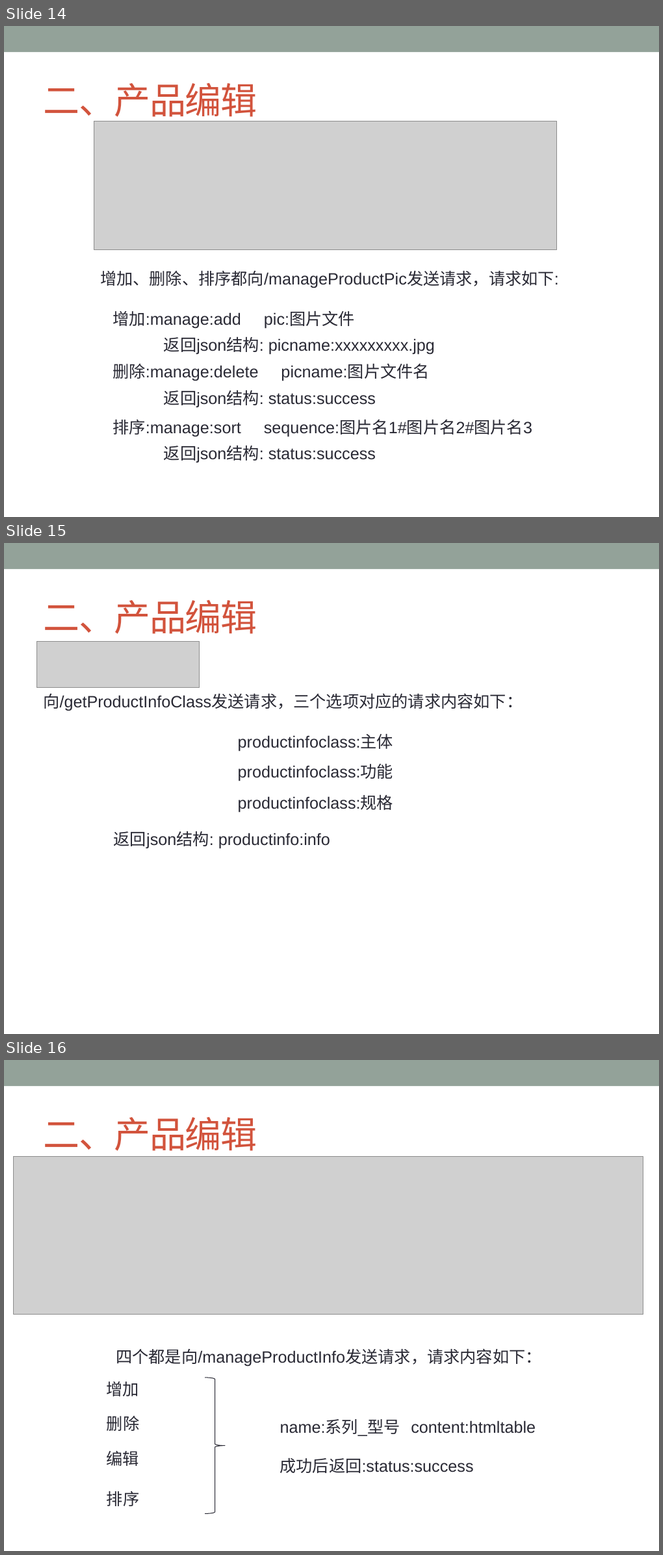
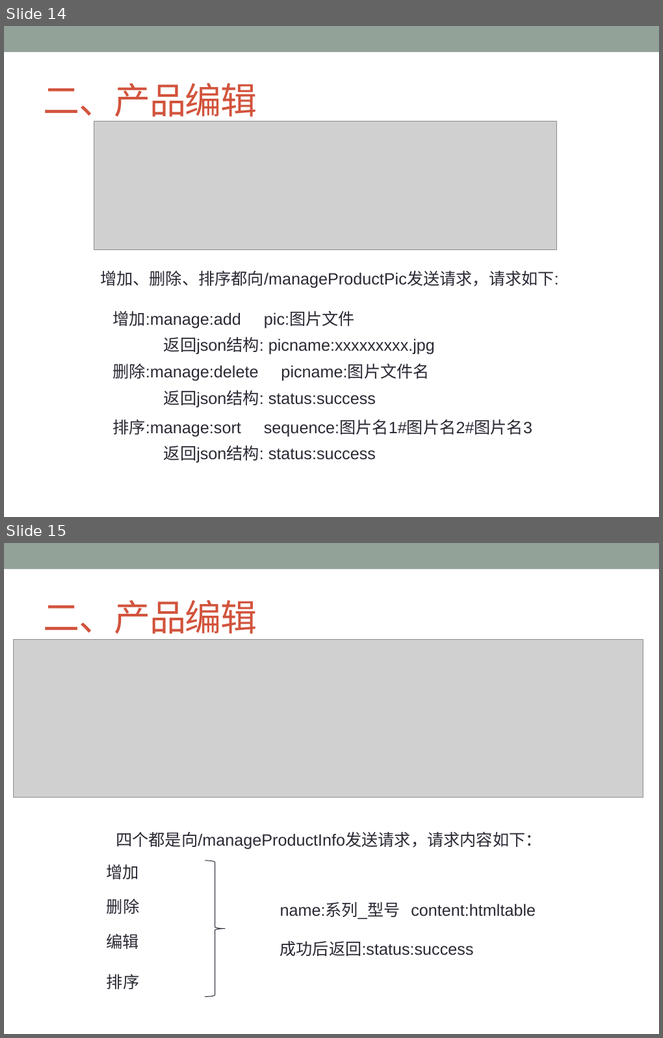
Before and after one commit to ChanSeaThink/LULLGREE, a slide deck: ZSGree前后端逻辑及接口.pptx. Shown one above the other, each under a label of ours: slides 14, 15 and 16 before the commit, slides 14 and 15 after it. The pictures are 663x1555 and 663x1038 pixels, drawn with LibreOffice and Linux fonts; fonts in the diff are those of the drawing; grey boxes stand for pictures. Boxes give left, top, right and bottom in pixels: in the first picture for what was removed or moved away, otherwise in the second. Text is boxed around its words. In the diff, an @@ line names an element or a change of style, - is before the commit and + after.

```diff
--- a/ZSGree前后端逻辑及接口.pptx
+++ b/ZSGree前后端逻辑及接口.pptx
@@ slide 15 removed at (4, 543, 659, 1034), background #FFFFFF; not listed: 1 template element that a slide beside it also shows @@
@@ title removed at (43, 600, 257, 634) @@
-二、产品编辑
@@ picture removed at (36, 641, 200, 688) @@
@@ text removed at (43, 693, 523, 711) @@
-向/getProductInfoClass发送请求，三个选项对应的请求内容如下：
@@ text removed at (238, 734, 393, 751) @@
-productinfoclass:主体
@@ text removed at (238, 765, 393, 782) @@
-productinfoclass:功能
@@ text removed at (238, 796, 393, 813) @@
-productinfoclass:规格
@@ text removed at (114, 831, 330, 849) @@
-返回json结构: productinfo:info
@@ what was slide 16 is now slide 15 @@
```
Also in this commit, not shown: 2 slides changed.
